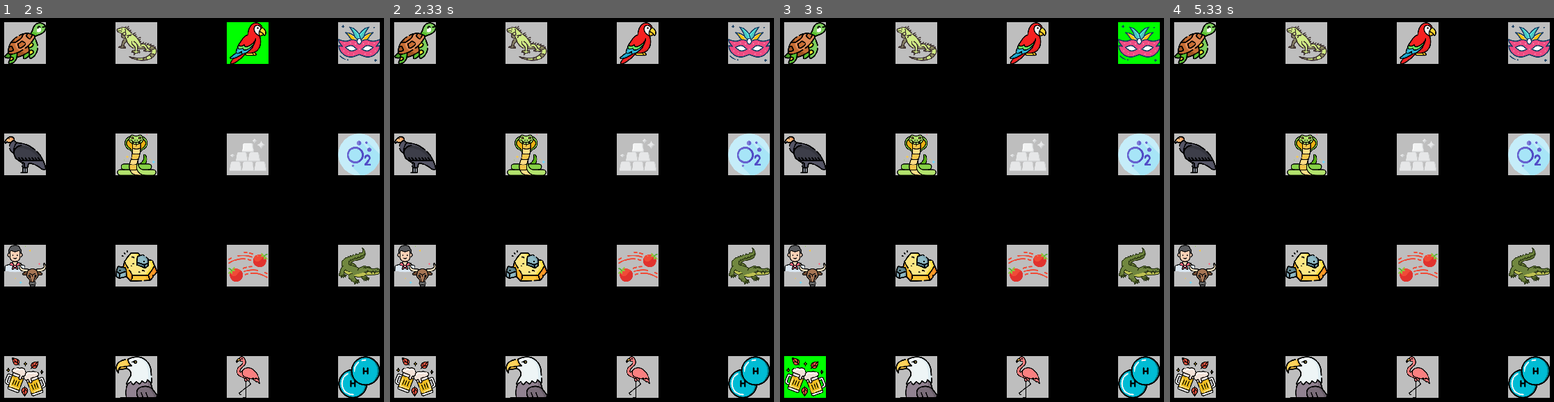
Above: before the commit, frames 1-4 (left to right).
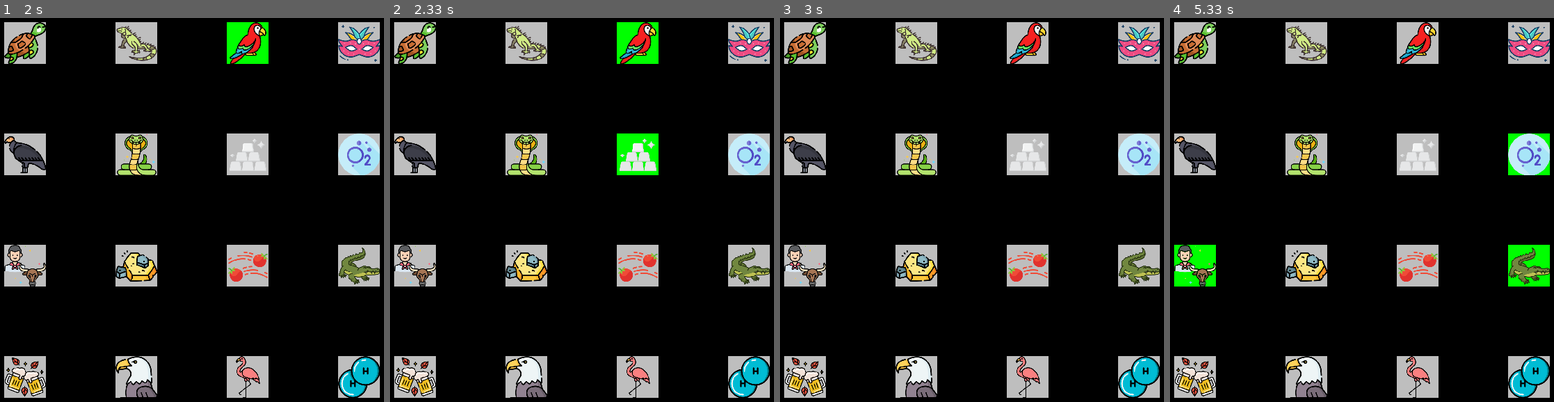
Above: after the commit, the same moments.

Repository: Tadeo-Vazquez/SP_Agrupados_Grupo7_Div112
Game: pygame game, started from main.py
The game is run twice, just before and just after one commit, with the same random seed, the same clock (stepped at 60 frames per second) and the same inputs.
Inputs (mouse positions are in pixels of both pictures, inside the frame that each line leads up to):
- Up to frame 1 (2 s): type "Ann (at the terminal prompt)" at 0 s; click (26, 44) at 0.38 s; click (138, 44) at 0.72 s; click (138, 156) at 1.05 s; click (257, 259) at 1.38 s; click (245, 44) at 1.72 s
- Up to frame 2 (2.33 s): click (635, 156) at 2.05 s
- Up to frame 3 (3 s): click (806, 375) at 2.38 s; click (1137, 44) at 2.72 s
- Up to frame 4 (5.33 s): click (1507, 163) at 3.05 s; click (1181, 263) at 3.38 s; click (1185, 140) at 3.72 s; click (1193, 21) at 4.05 s; click (1204, 271) at 4.38 s; click (1527, 156) at 4.72 s; click (1511, 271) at 5.05 s

Frame 1 is identical in both runs. In frame 2, 1.5% of the frame differs, in the area x 59-70%, y 1-41%; in frame 3, 1.2%; in frame 4, 1.9%, in the area x 1-99%, y 30-70%.

Commit message:
funciones para grupo acertado y reordenamiento

Diff:
--- a/main.py
+++ b/main.py
@@ -80,6 +80,7 @@
 matriz_desordenada,secuencias,matriz = valores_juego["matriz_desordenada"], valores_juego["secuencias"], valores_juego["matriz"]
 stats = valores_juego["stats"]
 matriz_botones = crear_matriz_botones(matriz_desordenada,ventana_principal,PANTALLA)
+filas_ordenadas = 0
 
 while flag_juego:
     for evento in pygame.event.get():
@@ -87,8 +88,13 @@
             flag_juego = False
         elif evento.type == pygame.MOUSEBUTTONDOWN:
             actualizar_estado_botones(matriz_botones,evento)
-            verificar_seleccion_correcta_y_actualizar(matriz_botones,stats)
     # verificar_seleccion_correcta_y_actualizar(matriz_botones,stats)
+    if contar_seleccionados(matriz_botones) == 4:
+        if comprobar_seleccionados_y_actualizar(matriz_botones,filas_ordenadas):
+            # actualizar_posicion_botones(matriz_botones,stats)
+            filas_ordenadas += 1
+        deseleccionar_botones(matriz_botones)
+
     mostrar_botones(matriz_botones,ventana_principal)
 
     pygame.display.update()
--- a/paquete/funciones_pygame.py
+++ b/paquete/funciones_pygame.py
@@ -1,5 +1,6 @@
 import pygame
 from paquete.funciones_generales import *
+import copy
 def crear_boton(pantalla, posicion, dimension, texto=None, fuente=None, path_imagen=None):
     boton = {}
     boton["Pantalla"] = pantalla
@@ -31,29 +32,32 @@
     pygame.mixer.music.load(path_sonido)
     pygame.mixer.music.play(1)
 
+def obtener_lista_posiciones(tamaño_boton,tamaño_pantalla,espacio):
+    lista_posiciones = []
+    total_boton_ancho = 4 * tamaño_boton[0] + 3 * espacio  # 4 botones + 3 espacios entre ellos
+    total_boton_alto = 4 * tamaño_boton[1] + 3 * espacio
+    inicio_X = (tamaño_pantalla[0] - total_boton_ancho) // 2  # Centrar horizontalmente
+    inicio_Y = (tamaño_pantalla[1] - total_boton_alto) // 2
+    for i in range(4):
+        for j in range(4):
+            posX = inicio_X + j * (tamaño_boton[0] + espacio)
+            posY = inicio_Y + i * (tamaño_boton[1] + espacio)
+            lista_posiciones.append((posX,posY))
+    return lista_posiciones
 
 def crear_matriz_botones(matriz_juego:list, pantalla, tamaño_pantalla:tuple) -> list:
     ancho_boton = 60
     alto_boton = 60
     espacio = 100 # Espacio entre botones (la mitad del margen)
-    # Calcular el espacio total ocupado por los botones
-    total_boton_ancho = 4 * ancho_boton + 3 * espacio  # 4 botones + 3 espacios entre ellos
-    total_boton_alto = 4 * alto_boton + 3 * espacio   # 4 botones + 3 espacios entre ellos
-
-    # Calcular la posición inicial para centrar la matriz
-    inicio_X = (tamaño_pantalla[0] - total_boton_ancho) // 2  # Centrar horizontalmente
-    inicio_Y = (tamaño_pantalla[1] - total_boton_alto) // 2
-
+    posiciones = obtener_lista_posiciones((ancho_boton,alto_boton),tamaño_pantalla,espacio)
+    pos = 0
     matriz_botones = crear_matriz(4, 4, None)
-
     for i in range(len(matriz_botones)):
         for j in range(len(matriz_botones[i])):
-            posX = inicio_X + j * (ancho_boton + espacio)
-            posY = inicio_Y + i * (alto_boton + espacio)
             # Crear el botón (esto depende de cómo implementes crear_boton)
-            matriz_botones[i][j] = crear_boton(pantalla, (posX, posY), (ancho_boton, alto_boton), path_imagen=f"imagenes/{matriz_juego[i][j][1]}/{matriz_juego[i][j][0]}.png")
+            matriz_botones[i][j] = crear_boton(pantalla, posiciones[pos], (ancho_boton, alto_boton), path_imagen=f"imagenes/{matriz_juego[i][j][1]}/{matriz_juego[i][j][0]}.png")
             matriz_botones[i][j]["Contenido"] = matriz_juego[i][j]
-
+            pos += 1
     return matriz_botones
 
 
@@ -71,6 +75,7 @@
 def comprobar_colision_y_actualizar(lista_botones,evento):
     for boton in lista_botones:
         if boton["Rectangulo"].collidepoint(evento.pos) and boton["Acertado"] == False:
+            print(boton)
             boton["Estado"] = True
             actualizar_fondo_boton(boton)
             print(boton["Contenido"])
@@ -110,52 +115,52 @@
         for boton in fila:
             if boton["Estado"]:
                 botones_seleccionados.append(boton)
+    if len(botones_seleccionados) != 4:
+        botones_seleccionados = None
     return botones_seleccionados
 
-def reordenar_grupo_acertado(stats,matriz_botones):
-    grupos_ordenados = stats["aciertos"]
-    fila_actual = matriz_botones[grupos_ordenados]
+# def obtener_primera_fila_sin_acertar(matriz_botones):
+#     fila_target = []
+#     for fila in matriz_botones:
+#         for boton in fila:
+#             if not boton["Acertado"]:
+#                 fila_target.append(boton)
+#     return fila_target[:4]
+
+def intercambiar_posiciones_elemento(elemento1,elemento2):
+    auxPOS = elemento1["Posicion"]
+    auxRECT = elemento1["Rectangulo"]
+    elemento1["Posicion"] = copy.deepcopy(elemento2["Posicion"])
+    elemento1["Rectangulo"] = copy.deepcopy(elemento2["Rectangulo"])
+    elemento2["Posicion"] = auxPOS
+    elemento2["Rectangulo"] = auxRECT
+
+def actualizar_posicion_botones(matriz_botones,filas_ordenadas): #FUNCION MAL HECHA REVISAR
+    elementos_ordenados = 0
+    for i in range(len(matriz_botones)):
+        for j in range(len(matriz_botones[0])):
+            if matriz_botones[i][j]["Acertado"]:
+                intercambiar_posiciones_elemento(matriz_botones[filas_ordenadas][elementos_ordenados],matriz_botones[i][j])
+                elementos_ordenados += 1
+                if elementos_ordenados == 4:
+                    return
+
+def comprobar_seleccionados_y_actualizar(matriz_botones,filas_ordenadas):
     seleccionados = obtener_botones_seleccionados(matriz_botones)
-    seleccionados.sort(key=lambda b: b["Posicion"][1])
-    #region lambda
-    # lambda b: Crea una función anónima que toma un argumento b. En este caso, b es un botón de la lista seleccionados.
-    # b["Posicion"][1]: Dentro de la función anónima, se toma la propiedad Posicion del botón b, que se supone es una tupla o lista, y se accede al segundo valor (índice 1), que sería la posición vertical (y) del botón.
-    # key=lambda b: b["Posicion"][1]: Este lambda se utiliza como función clave para ordenar. Es decir, cada elemento b de la lista seleccionados se ordenará según su valor en b["Posicion"][1] (la posición vertical).
-    #endregion
-    for i, boton in enumerate(seleccionados):
-        boton["Posicion"], fila_actual[i]["Posicion"] = fila_actual[i]["Posicion"], boton["Posicion"]
-
-        boton["Rectangulo"].topleft = boton["Posicion"]
-        fila_actual[i]["Rectangulo"].topleft = fila_actual[i]["Posicion"]
-
-        boton["Acertado"] = True
-        boton["Color Fondo"] = "Blue"  # Cambiar el color de fondo
-    # for fila in matriz_botones:
-    #     for boton in fila:
-    #         if boton["Estado"] and boton["Acertado"] == False:
-    #             boton["Posicion"],fila_actual[ordenados]["Posicion"] =  fila_actual[ordenados]["Posicion"],boton["Posicion"]
-    #             boton["Color Fondo"] = "Blue"
-    #             boton["Rectangulo"].topleft = boton["Posicion"]
-    #             fila_actual[ordenados]["Rectangulo"].topleft = fila_actual[ordenados]["Posicion"]
-    #             boton["Acertado"] = True
-    #             boton["Estado"] = False
-    #             ordenados += 1
-    #             if ordenados == 4:
-    #                 break
-    stats["aciertos"] += 1
-
-
-def verificar_seleccion_correcta_y_actualizar(matriz_botones,stats):
-    elementos_seleccionados = contar_seleccionados(matriz_botones)
     categorias_seleccionadas = set()
+    resultado = False
     for fila in matriz_botones:
         agregar_categoria_seleccionada(fila,categorias_seleccionadas)
-    if len(categorias_seleccionadas) > 1:
-        print("error")
+
+    if len(categorias_seleccionadas) == 1:
+        print("correcto")
+        resultado = True
+        for boton in seleccionados:
+            boton["Color Fondo"] =  (0, 247, 255)
+            boton["Acertado"] = True
+            boton["Estado"] = False
+        # actualizar_posicion_botones(matriz_botones,filas_ordenadas)
+    else:
         deseleccionar_botones(matriz_botones)
-    elif elementos_seleccionados == 4:
-        print("grupo acertado")
-        categorias_seleccionadas = set()
-        reordenar_grupo_acertado(stats,matriz_botones)
 
-    return True
+    return resultado
Binary file changed: imagenes/Marcas de ropa/Jordan.png
Binary file changed: imagenes/Monedas del mundo/Peso.png
